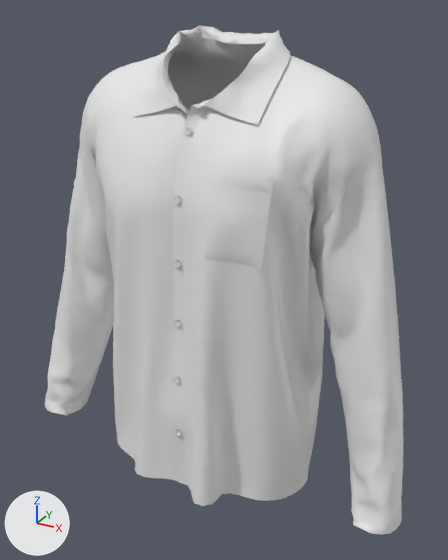
Two versions of the glTF model src/Pages/Customize/Configurator/models/MaleClothing/long_sleeves_main_two.glb, one commit apart.
The view is the same before and after, from a camera (50 mm lens) standing at (0.482, -0.765, 0.323) and looking at (0.062, -0.001, -0.059). Arrows for +X, +Y and +Z are at lower left; the lights stay in place. Vertices at the same position are counted once.

Before the edit, the objects in view are built like this:
```python
me_object_1 = bpy.data.meshes.new('Object_1')
me_object_1.from_pydata(...)  # 6498 vertices, 12992 faces; spans x -0.151..0.237, y -0.011..0.159, z -0.383..0.264
me_object_10 = bpy.data.meshes.new('Object_10')
me_object_10.from_pydata(...)  # 3560 vertices, 7116 faces; spans x 0.192..0.376, y -0.09..0.108, z -0.364..0.225
me_object_11 = bpy.data.meshes.new('Object_11')
me_object_11.from_pydata(...)  # 3618 vertices, 7232 faces; spans x -0.28..-0.106, y -0.093..0.101, z -0.365..0.226
me_object_3 = bpy.data.meshes.new('Object_3')
me_object_3.from_pydata(...)  # 1116 vertices, 2228 faces; spans x -0.056..0.146, y -0.064..0.082, z 0.185..0.299
me_object_4 = bpy.data.meshes.new('Object_4')
me_object_4.from_pydata(...)  # 6696 vertices, 13384 faces; spans x -0.152..0.239, y -0.158..0.042, z -0.379..0.263
me_object_9 = bpy.data.meshes.new('Object_9')
me_object_9.from_pydata(...)  # 384 vertices, 764 faces; spans x 0.0973..0.1768, y -0.12..-0.0823, z 0.0177..0.1384
ob_back = bpy.data.objects.new('back', me_object_1)
ob_back.location = (0.0, 0.0, 0.0)
ob_collar = bpy.data.objects.new('collar', me_object_3)
ob_collar.location = (0.0, 0.0, 0.0)
ob_front = bpy.data.objects.new('front', me_object_4)
ob_front.location = (0.0, 0.0, 0.0)
ob_left_hand = bpy.data.objects.new('left_hand', me_object_11)
ob_left_hand.location = (0.0, 0.0, 0.0)
ob_pocket = bpy.data.objects.new('pocket', me_object_9)
ob_pocket.location = (0.0, 0.0, 0.0)
ob_right_hand = bpy.data.objects.new('right_hand', me_object_10)
ob_right_hand.location = (0.0, 0.0, 0.0)
# also in view: 'midline' at (0.045, -0.091, -0.072)
```
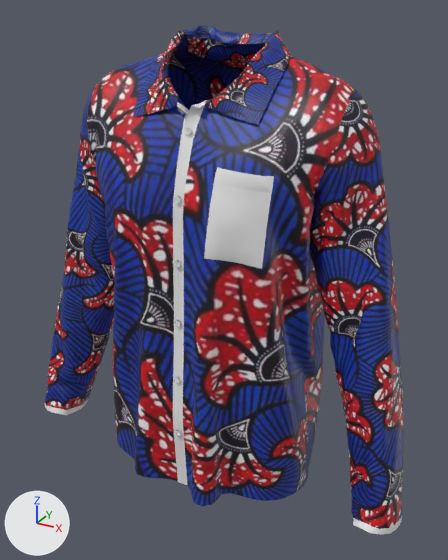
The newer file is also turned or shifted as a whole; pictures and numbers use the older file's frame.

What changed in the scene script:
```text
Add img_texture3:
    img_texture3 = load_image('texture3', '_unpacked/texture3', 564, 752, 'sRGB')
Add mat_a:
    mat_a = principled_material('a')
    mat_a.texture = img_texture3
Change me_object_1:
    where me_object_1.from_pydata(...)  # 6498 vertices, 12992 faces; spans x -0.151..0.237, y -0.011..0.159, z -0.383..0.264
    add me_object_1.materials.append(mat_a)  # picture img_texture3
Change me_object_3:
    where me_object_3.from_pydata(...)  # 1116 vertices, 2228 faces; spans x -0.056..0.146, y -0.064..0.082, z 0.185..0.299
    add me_object_3.materials.append(mat_a)  # picture img_texture3
Change me_object_4:
    where me_object_4.from_pydata(...)  # 6696 vertices, 13384 faces; spans x -0.152..0.239, y -0.158..0.042, z -0.379..0.263
    used by ob_front; location = (0.0, 0.0, 0.0)
    me_object_4 part 1: texture (UV) coordinates of 13384 of 13384 faces, centred in x -0.151..0.239, y -0.158..0.042, z -0.379..0.262, changed; they spanned u -0.35..0.56, v -0.1..1.13 and now span u 0.0..0.89, v 0.0..1.0
    add me_object_4.materials.append(mat_a)  # picture img_texture3
Change me_object_10:
    where me_object_10.from_pydata(...)  # 3560 vertices, 7116 faces; spans x 0.192..0.376, y -0.09..0.108, z -0.364..0.225
    used by ob_right_hand; location = (0.0, 0.0, 0.0)
    me_object_10 part 2: texture (UV) coordinates of 7116 of 7116 faces, centred in x 0.192..0.376, y -0.09..0.106, z -0.364..0.224, changed; they spanned u 0.07..0.8, v 0.0..1.07 and now span u 0.0..1.0, v 0.0..0.96
    add me_object_10.materials.append(mat_a)  # picture img_texture3
Change me_object_11:
    where me_object_11.from_pydata(...)  # 3618 vertices, 7232 faces; spans x -0.28..-0.106, y -0.093..0.101, z -0.365..0.226
    used by ob_left_hand; location = (0.0, 0.0, 0.0)
    me_object_11 part 3: texture (UV) coordinates of 7232 of 7232 faces, centred in x -0.28..-0.107, y -0.092..0.101, z -0.365..0.226, changed; they spanned u 0.04..0.77, v 0.03..1.11 and now span u 0.0..1.0, v 0.0..0.96
    add me_object_11.materials.append(mat_a)  # picture img_texture3
```

What differs and where, as boxes (x1, y1, x2, y2) in the pictures (448 x 560 px):
'front', recoloured, surface changed
    both: (87, 55, 359, 506)
'right_hand', recoloured, surface changed
    both: (310, 92, 404, 529)
'left_hand', recoloured, surface changed (grey to blue)
    both: (45, 86, 114, 410)
'collar', recoloured
    both: (133, 25, 292, 125)
'back', recoloured (grey to blue)
    both: (168, 52, 327, 481)
